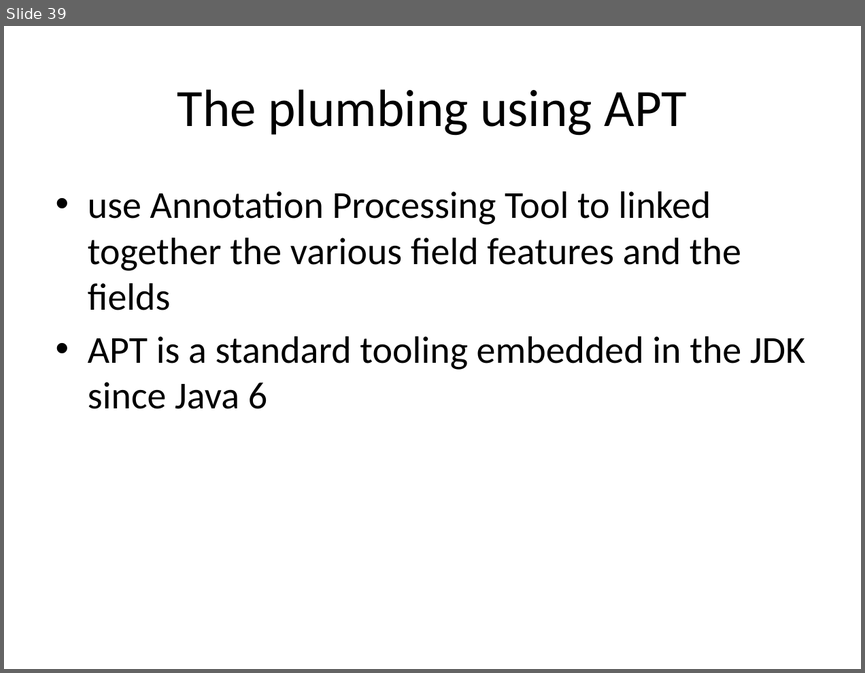
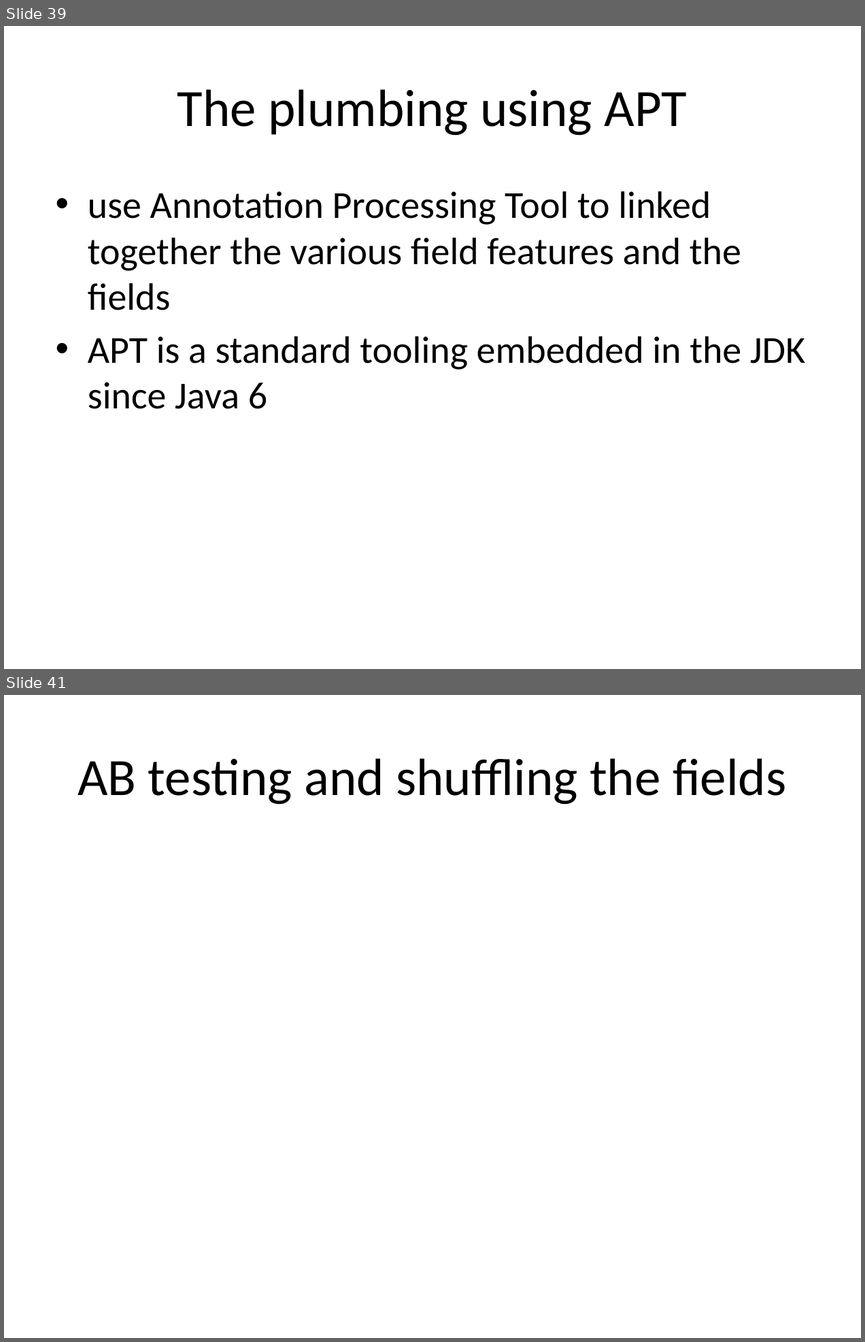
Before and after one commit to lesfurets/mdl4ui, a slide deck: mdl4ui-docs/mdl4ui_cg2013.pptx. Shown one above the other, each under a label of ours: slide 39 before the commit, slides 39 and 41 after it; the slides between them are not shown. The pictures are 865x673 and 865x1342 pixels, drawn with LibreOffice and Linux fonts; fonts in the diff are those of the drawing. Boxes give left, top, right and bottom in pixels: in the first picture for what was removed or moved away, otherwise in the second. Text is boxed around its words. In the diff, an @@ line names an element or a change of style, - is before the commit and + after.

```diff
--- a/mdl4ui-docs/mdl4ui_cg2013.pptx
+++ b/mdl4ui-docs/mdl4ui_cg2013.pptx
@@ slide 41 added at [4,695,861,1338], background #FFFFFF @@
@@ title added at [77,758,786,804], 44 pt, text #000000 @@
+AB testing and shuffling the fields
```
Also in this commit, not shown: 4 other slides added.
